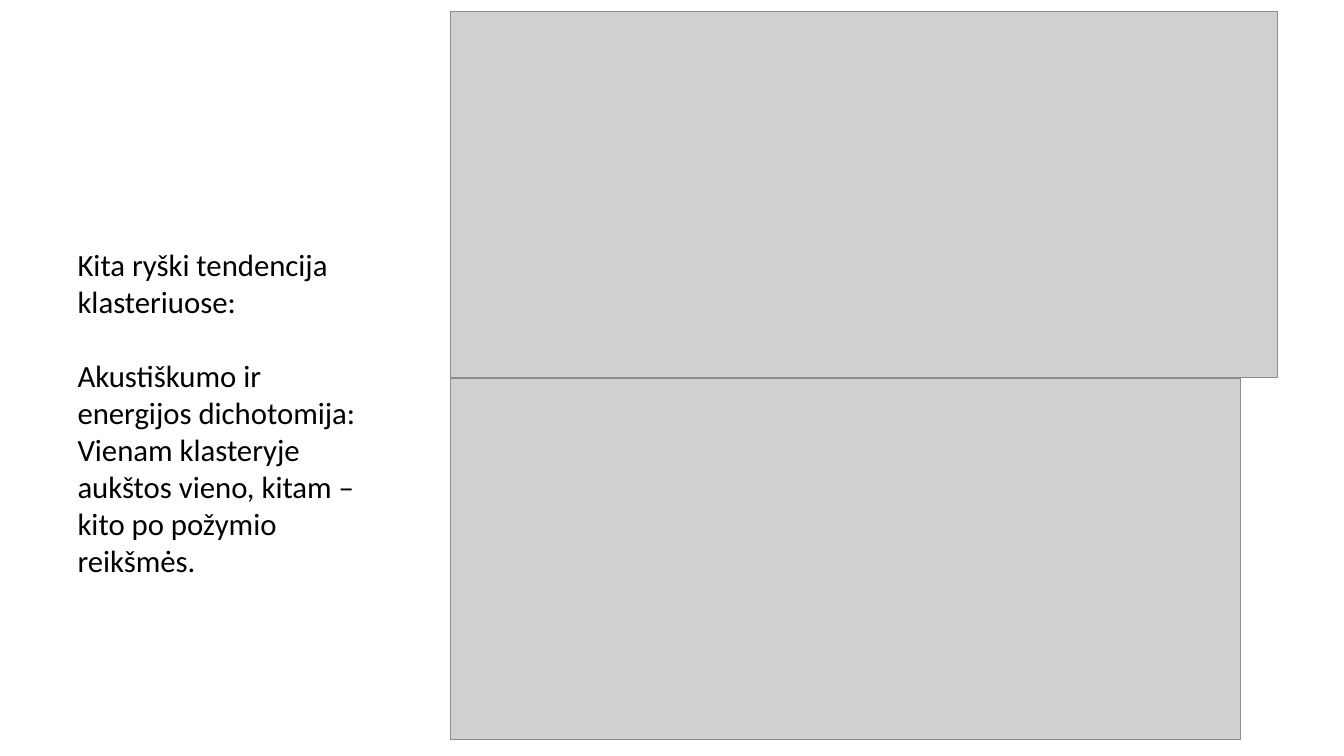
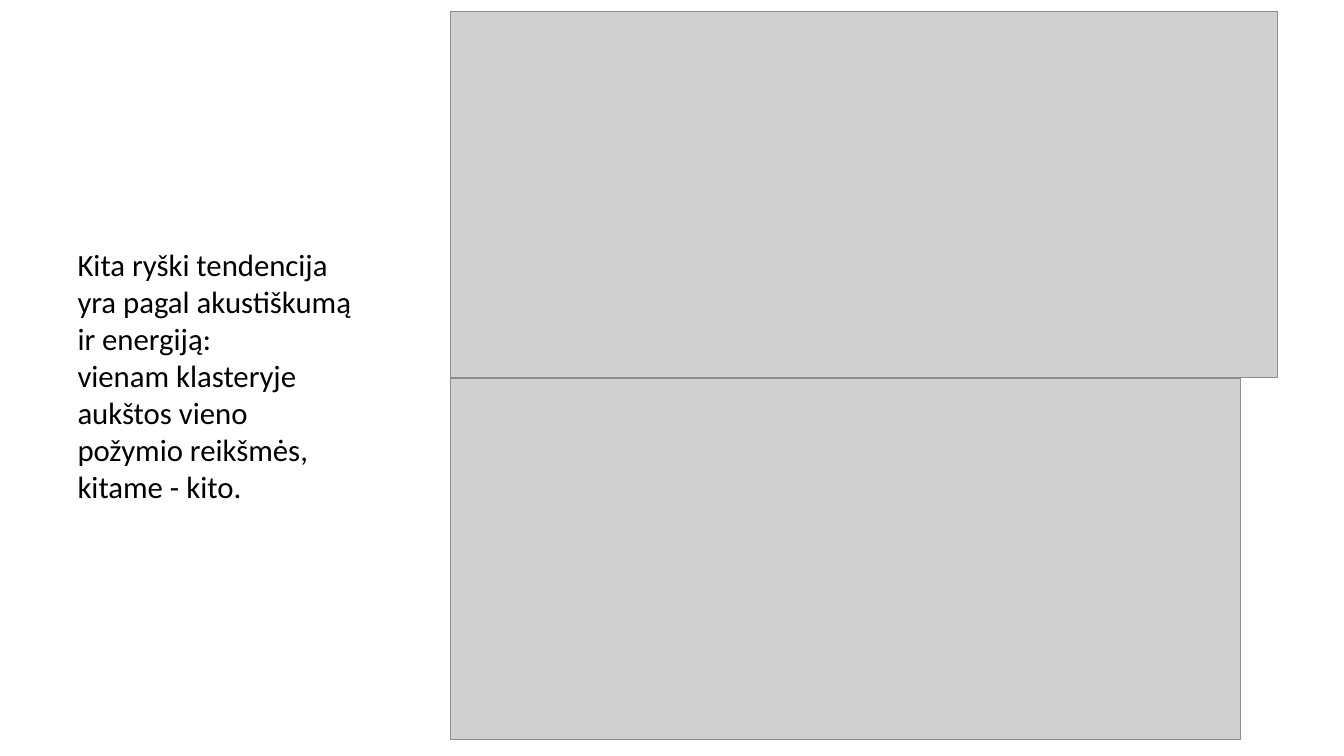
Before and after one commit to dovmar/PDVS, a slide deck: slide 14 of Lab_3/Pristatymas.pptx. Drawn at 1344x756 pixels with LibreOffice and Linux fonts; fonts in the diff are those of the drawing; grey boxes stand for pictures. Boxes give left, top, right and bottom in pixels: in the first picture for what was removed or moved away, otherwise in the second. Text is boxed around its words. In the diff, an @@ line names an element or a change of style, - is before the commit and + after.

```diff
--- a/Lab_3/Pristatymas.pptx
+++ b/Lab_3/Pristatymas.pptx
@@ text at box(78, 254, 351, 499): text changed @@
-Kita ryški tendencija
-klasteriuose:
-Akustiškumo ir energijos dichotomija:
-Vienam klasteryje aukštos vieno, kitam – kito po požymio reikšmės.
+Kita ryški tendencija yra pagal akustiškumą ir energiją:
+vienam klasteryje aukštos vieno požymio reikšmės, kitame - kito.
```
Also in this commit, not shown: 5 other slides changed, 1 other file.
